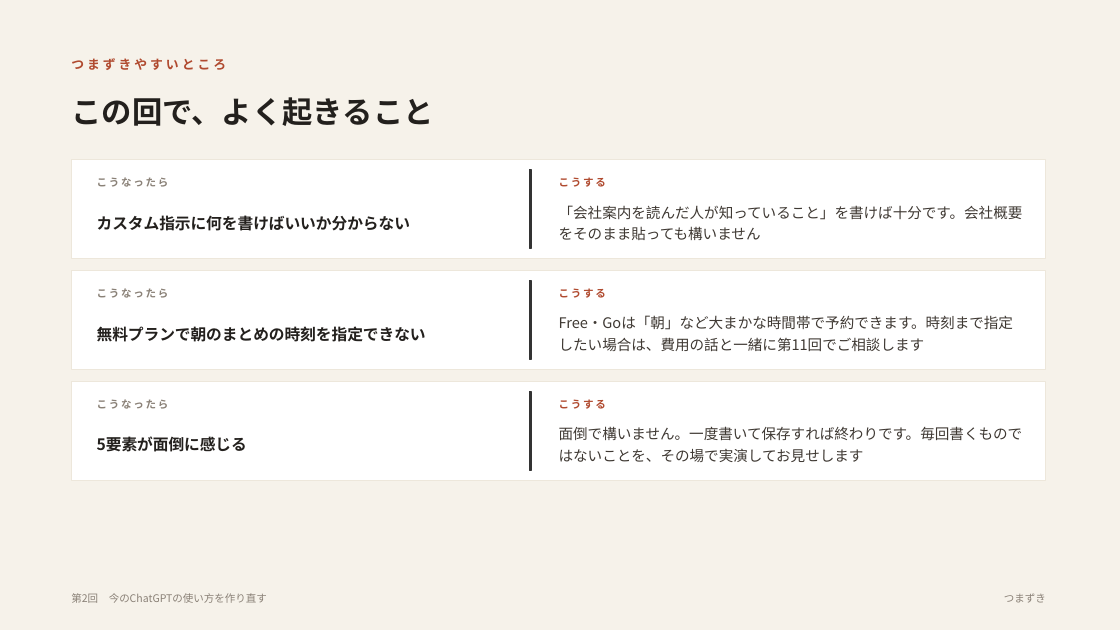
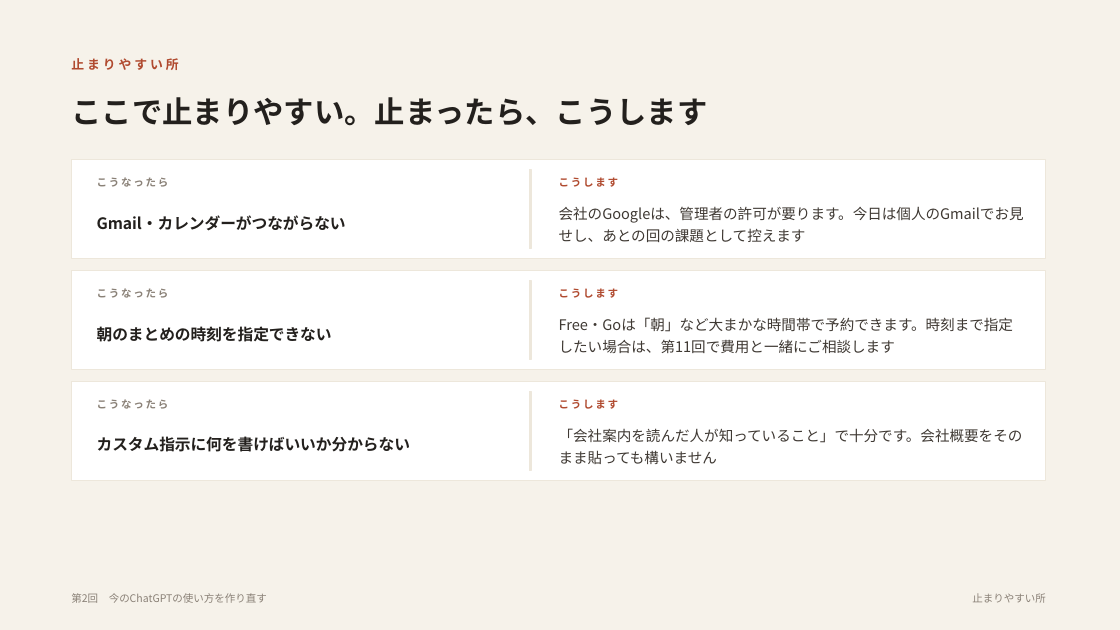
Before and after one commit to yusuke-aoki-bit/founders-ai-program, a slide deck: slide 16 of slides/pptx/第02回_今のChatGPTの使い方を作り直す.pptx (slide 8 before the commit). Drawn at 1120x630 pixels with LibreOffice and Linux fonts; fonts in the diff are those of the drawing. Boxes give left, top, right and bottom in pixels: in the first picture for what was removed or moved away, otherwise in the second. Text is boxed around its words. In the diff, an @@ line names an element or a change of style, - is before the commit and + after.

```diff
--- a/slides/pptx/第02回_今のChatGPTの使い方を作り直す.pptx
+++ b/slides/pptx/第02回_今のChatGPTの使い方を作り直す.pptx
@@ text at (x1=71, y1=58, x2=178, y2=70): text changed @@
-つまずきやすいところ
+止まりやすい所
@@ text at (x1=71, y1=97, x2=707, y2=126): text changed @@
-この回で、よく起きること
+ここで止まりやすい。止まったら、こうします
@@ text at (x1=559, y1=177, x2=619, y2=187): text changed @@
-こうする
+こうします
@@ text at (x1=559, y1=207, x2=1024, y2=242): text changed @@
-「会社案内を読んだ人が知っていること」を書けば十分です。会社概要をそのまま貼っても構いません
+会社のGoogleは、管理者の許可が要ります。今日は個人のGmailでお見せし、あとの回の課題として控えます
@@ text at (x1=97, y1=215, x2=346, y2=231): text changed @@
-カスタム指示に何を書けばいいか分からない
+Gmail・カレンダーがつながらない
@@ text at (x1=559, y1=288, x2=619, y2=298): text changed @@
-こうする
+こうします
@@ text at (x1=97, y1=326, x2=332, y2=342): text changed @@
-無料プランで朝のまとめの時刻を指定できない
+朝のまとめの時刻を指定できない
@@ text at (x1=559, y1=317, x2=1013, y2=353): text changed @@
-Free・Goは「朝」など大まかな時間帯で予約できます。時刻まで指定したい場合は、費用の話と一緒に第11回でご相談します
+Free・Goは「朝」など大まかな時間帯で予約できます。時刻まで指定したい場合は、第11回で費用と一緒にご相談します
@@ outline #333333 1 pt to #EDE7DB 1 pt in 3 elements at (x1=529, y1=170, x2=531, y2=249), (x1=529, y1=281, x2=531, y2=360), (x1=529, y1=392, x2=531, y2=471) @@
@@ text at (x1=559, y1=399, x2=619, y2=409): text changed @@
-こうする
+こうします
@@ text at (x1=97, y1=436, x2=410, y2=452): text changed @@
-5要素が面倒に感じる
+カスタム指示に何を書けばいいか分からない
@@ text at (x1=559, y1=428, x2=1023, y2=464): text changed @@
-面倒で構いません。一度書いて保存すれば終わりです。毎回書くものではないことを、その場で実演してお見せします
+「会社案内を読んだ人が知っていること」で十分です。会社概要をそのまま貼っても構いません
@@ text at (x1=972, y1=593, x2=1046, y2=603): text changed @@
-つまずき
+止まりやすい所
```
Also in this commit, not shown: 9 other slides changed, 9 slides added, 4 slides removed, 17 other files.
